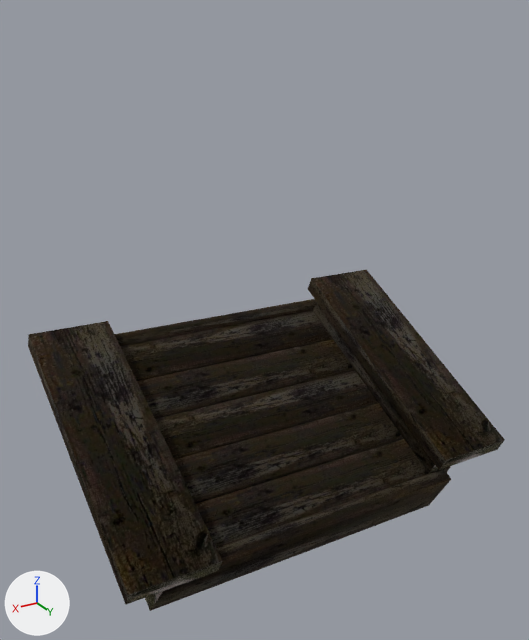
A saved change to the glTF model assets/models/ITSH_DIV_SHIELD_WOOD_VERBESSERT_01.glb.
Both versions are drawn from a 50 mm camera at (0.589, 1.157, 0.656) aimed at (0.007, 0.187, 0.171). Lighting does not change. The marker at lower left points along +X, +Y and +Z. Vertices at the same position are counted once.
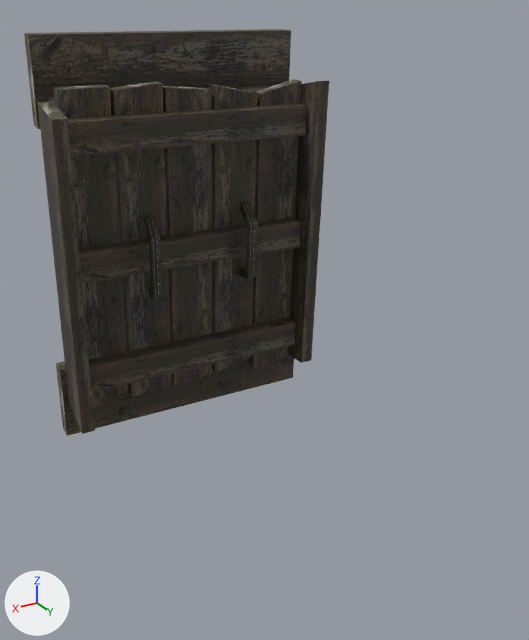
Pixel boxes [x1, y1, x2, y2] of what changed, in the pictures (529 x 640 px):
'Mesh', surface changed, reshaped (36% narrower, 19% taller)
    before: [28, 269, 505, 611]
    after: [24, 29, 329, 436]

The edits, one by one:
Picture 'NW_City_Wood_Ornament_02' (img_nw_city_wood_ornament_02_1) is new.
In material 'NW_CITY_WOOD_ORNAMENT_02' (mat_nw_city_wood_ornament_02), metallic goes from 1.0 to 0.0.
In material 'NW_CITY_WOOD_ORNAMENT_02' (mat_nw_city_wood_ornament_02), roughness goes from 1.0 to 0.5.
Material 'NW_CITY_WOOD_ORNAMENT_02' (mat_nw_city_wood_ornament_02) changes its picture from img_nw_city_wood_ornament_02 to img_nw_city_wood_ornament_02_1.
me_mesh has 136 vertices, 204 faces and spans x -0.355..0.358, y -0.067..0.425, z -0.186..0.147.
me_mesh is used by ob_mesh; location (0.0, 0.0, 0.0).
me_mesh part 1: the whole mesh is multiplied about its middle by the matrix ((0.022, 0.893, -0.45), (-0.018, -0.449, -0.893), (-1.0, 0.028, 0.006)), then moved by (0.054, -0.181, 0.282).
